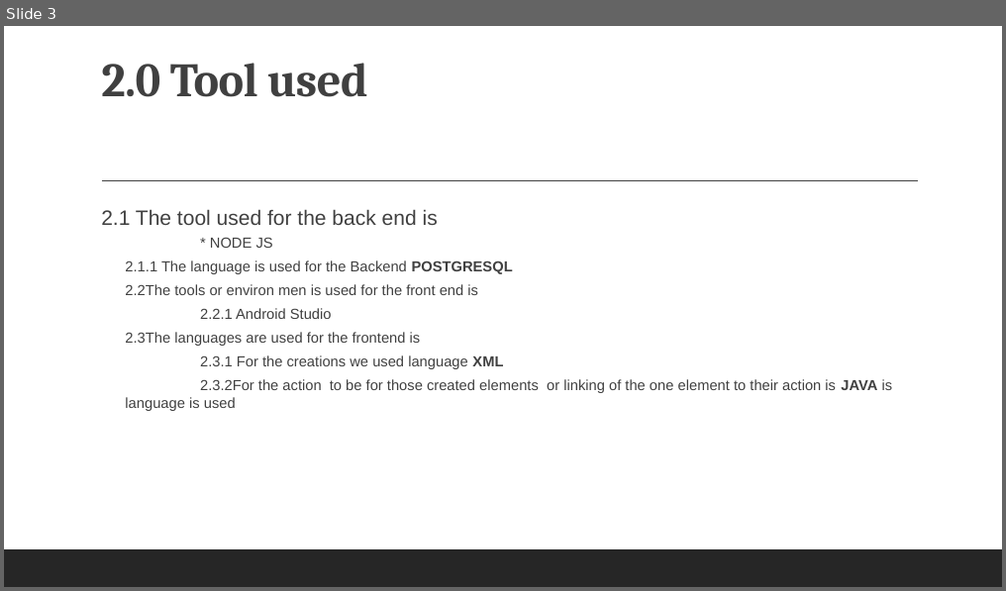
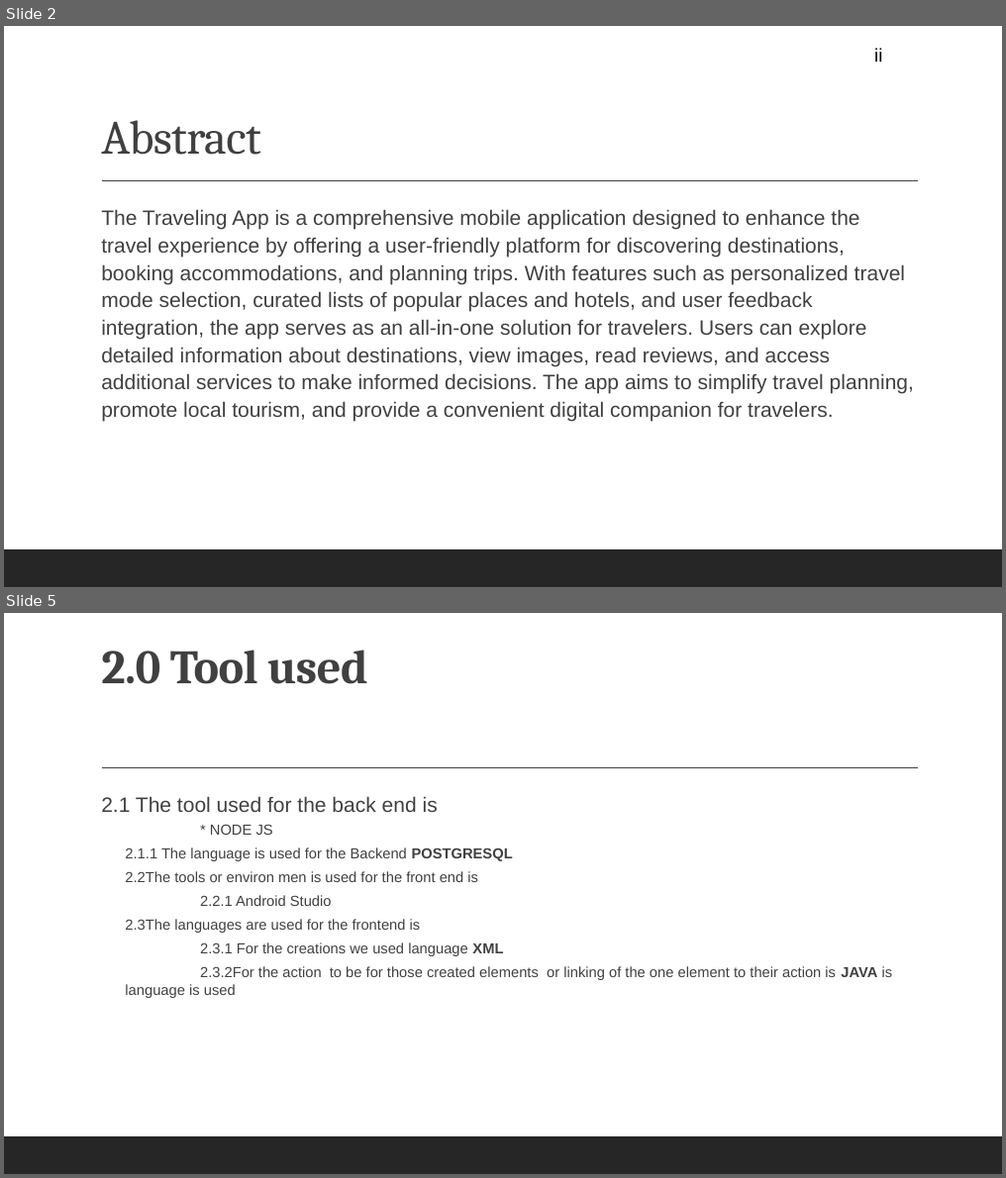
Before and after one commit to 423165-web/Explore-It-, a slide deck: Explore it an android app.pptx. Shown one above the other, each under a label of ours: slide 3 before the commit, slides 2 and 5 after it; the slides between them are not shown. The pictures are 1006x591 and 1006x1178 pixels, drawn with LibreOffice and Linux fonts; fonts in the diff are those of the drawing. Boxes give left, top, right and bottom in pixels: in the first picture for what was removed or moved away, otherwise in the second. Text is boxed around its words. In the diff, an @@ line names an element or a change of style, - is before the commit and + after.

```diff
--- a/Explore it an android app.pptx
+++ b/Explore it an android app.pptx
@@ slide 2 added at (4,26,1002,587), background #FFFFFF; not listed: 2 template elements that a slide beside it also shows @@
@@ text added at (874,48,882,62), 18 pt, text #000000 @@
+ii
@@ title added at (101,120,260,155), 46 pt, text #404040 @@
+Abstract
@@ text added at (101,209,914,422), 20 pt, text #404040 @@
+  The Traveling App is a comprehensive mobile application designed to enhance the travel experience by offering a user-friendly platform for discovering destinations, booking accommodations, and planning trips. With features such as personalized travel mode selection, curated lists of popular places and hotels, and user feedback integration, the app serves as an all-in-one solution for travelers. Users can explore detailed information about destinations, view images, read reviews, and access additional services to make informed decisions. The app aims to simplify travel planning, promote local tourism, and provide a convenient digital companion for travelers.
@@ what was slide 3 is now slide 5 @@
```
Also in this commit, not shown: 12 slides changed, 1 other slide added.
